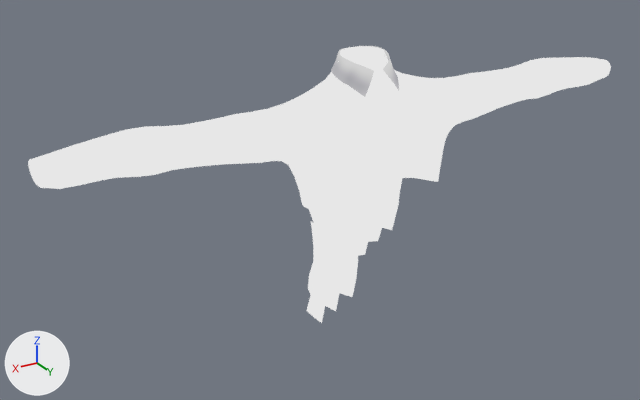
The glTF model parts/tops_caf_shirt_male_1.glb as it was, and as the next commit left it.
One viewpoint serves both versions: a 50 mm camera at (0.872, 1.265, 1.886) aimed at (0.083, -0.05, 1.229). The axes (+X, +Y, +Z) are drawn at lower left. The lights are the same throughout. The picture after the commit comes second. Vertices at exactly the same position are counted once.

In view in the first picture: 'collar', 'shirt_QUADS'.
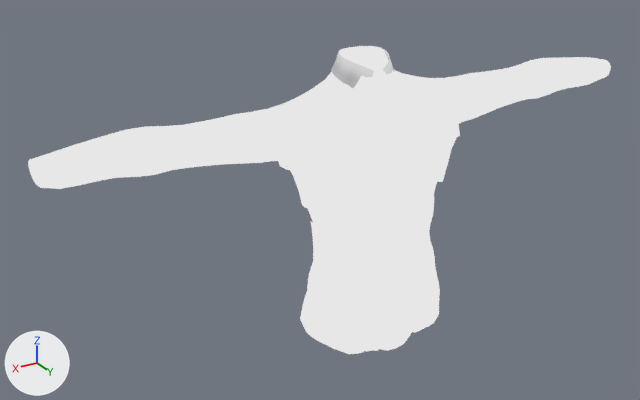
Location of each change, [x1, y1, x2, y2] in pixels of the pictures (640 x 400 px; the box of a moved part takes in the faces that stretch with it):
'shirt_QUADS', reshaped (11% taller)
    before: [28, 46, 611, 323]
    after: [28, 46, 611, 354]
part 1 of me_mesh_006, added
    after: [300, 162, 440, 354]
part 2 of me_mesh_006, moved or reshaped
    before: [282, 69, 458, 323]
    after: [278, 69, 460, 323]

What changed in the scene script:
```text
Change me_mesh_006:
    used by ob_shirt_quads; location = (0.0, 0.0, 0.0)
    remove me_mesh_006.from_pydata(...)  # 869 vertices, 1624 faces; spans x -0.599..0.599, y -0.096..0.094, z 1.025..1.504
    add me_mesh_006.from_pydata(...)  # 1845 vertices, 3177 faces; spans x -0.599..0.599, y -0.11..0.111, z 0.953..1.504
    me_mesh_006 part 1: a new loose piece of 904 vertices spanning x -0.154..0.154, y -0.091..0.111, z 0.953..1.468, in mat_aistandardsurface18
    me_mesh_006 part 2
    36 vertices are removed from x -0.162..0.162, y -0.07..0.036, z 1.063..1.351
    137 faces are deleted
    9 vertices in x -0.134..0.134, y -0.072..-0.042, z 1.138..1.266 move by (0.0, -0.001, 0.0)
    9 vertices in x 0.07..0.139, y -0.063..0.083, z 1.025..1.158 move by (0.001, 0.0, 0.0)
    6 vertices in x -0.109..0.022, y -0.078..-0.052, z 1.103..1.233 move by (-0.001, -0.001, 0.0)
    3 vertices in x 0.099..0.111, y 0.059..0.065, z 1.093..1.191 move by (0.001, 0.001, 0.0)
    102 vertices move from x -0.163..0.163, y -0.096..0.094, z 1.029..1.446 to x -0.163..0.163, y -0.11..0.106, z 1.03..1.45
    70 vertices are added at x -0.166..0.166, y -0.083..0.054, z 1.063..1.347
    137 new faces join them
    other edits to the shape of me_mesh_006 do not show in these pictures
```
